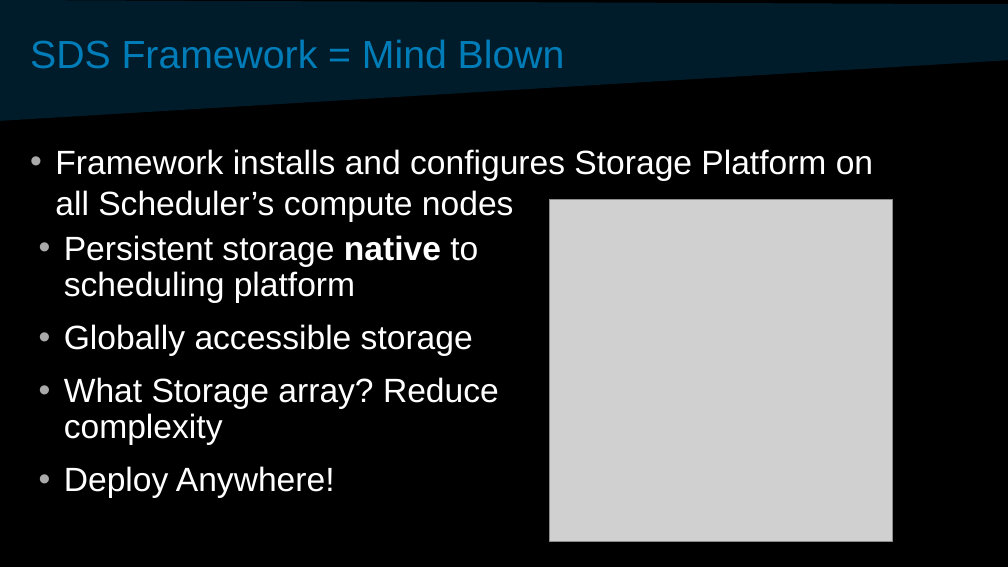
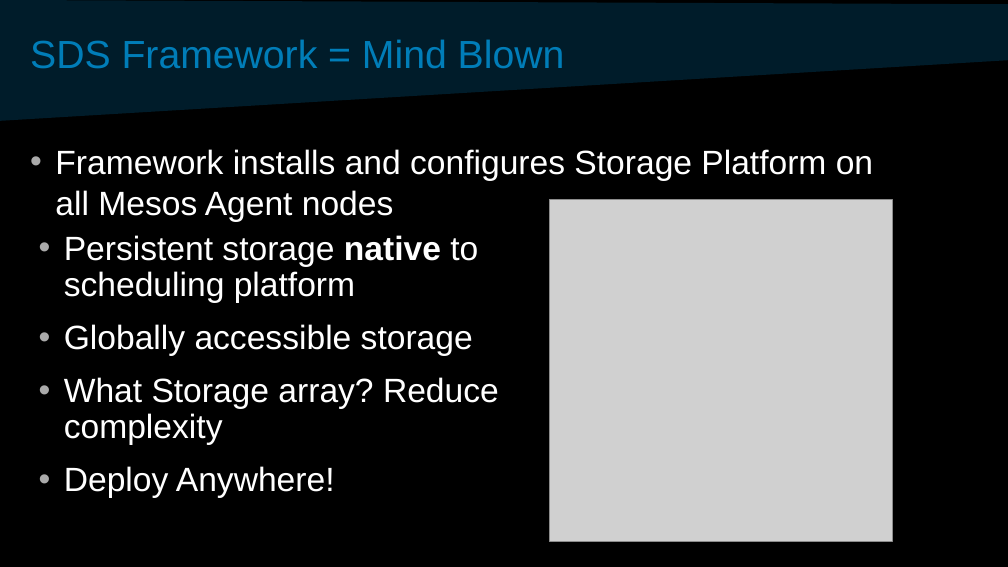
Before and after one commit to davidvonthenen/proposals, a slide deck: slide 19 of 2017_APACHECON_US/ConSchedAndSbSChangeCloud.pptx. Drawn at 1008x567 pixels with LibreOffice and Linux fonts; fonts in the diff are those of the drawing; grey boxes stand for pictures; background and template pictures are left out. Boxes give left, top, right and bottom in pixels: in the first picture for what was removed or moved away, otherwise in the second. Text is boxed around its words. In the diff, an @@ line names an element or a change of style, - is before the commit and + after.

```diff
--- a/2017_APACHECON_US/ConSchedAndSbSChangeCloud.pptx
+++ b/2017_APACHECON_US/ConSchedAndSbSChangeCloud.pptx
@@ text at box(55, 149, 873, 222): text changed @@
-• Framework installs and configures Storage Platform on all Scheduler’s compute nodes
+• Framework installs and configures Storage Platform on all Mesos Agent nodes
```
Also in this commit, not shown: 2 other slides changed.
